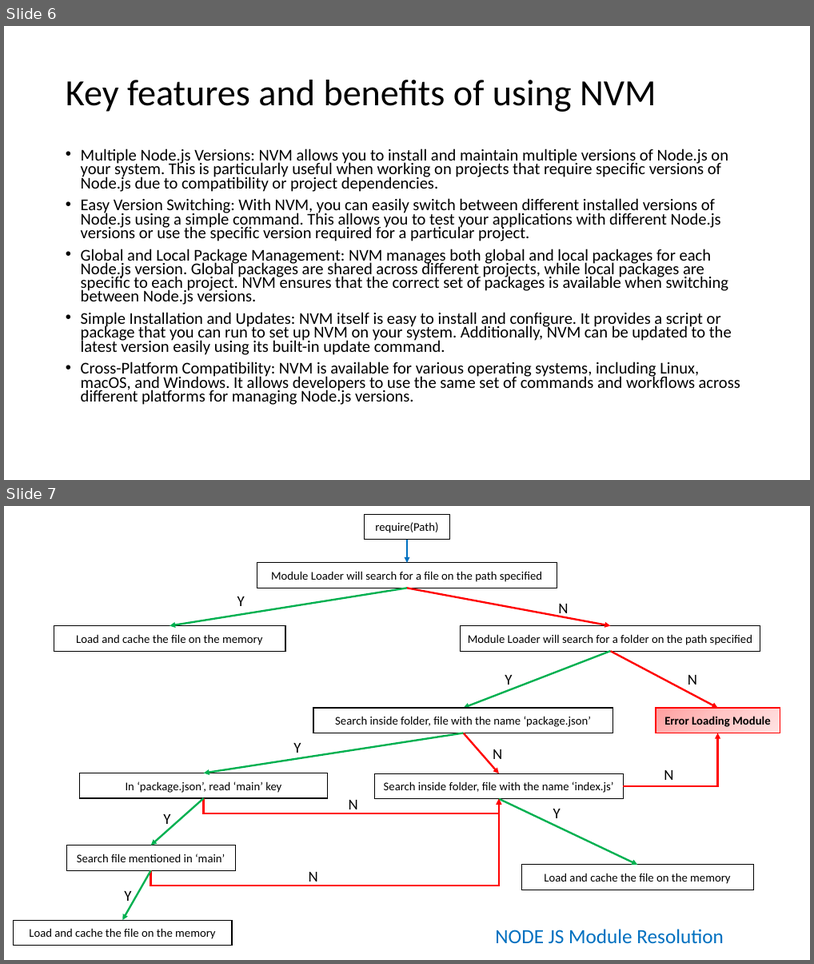
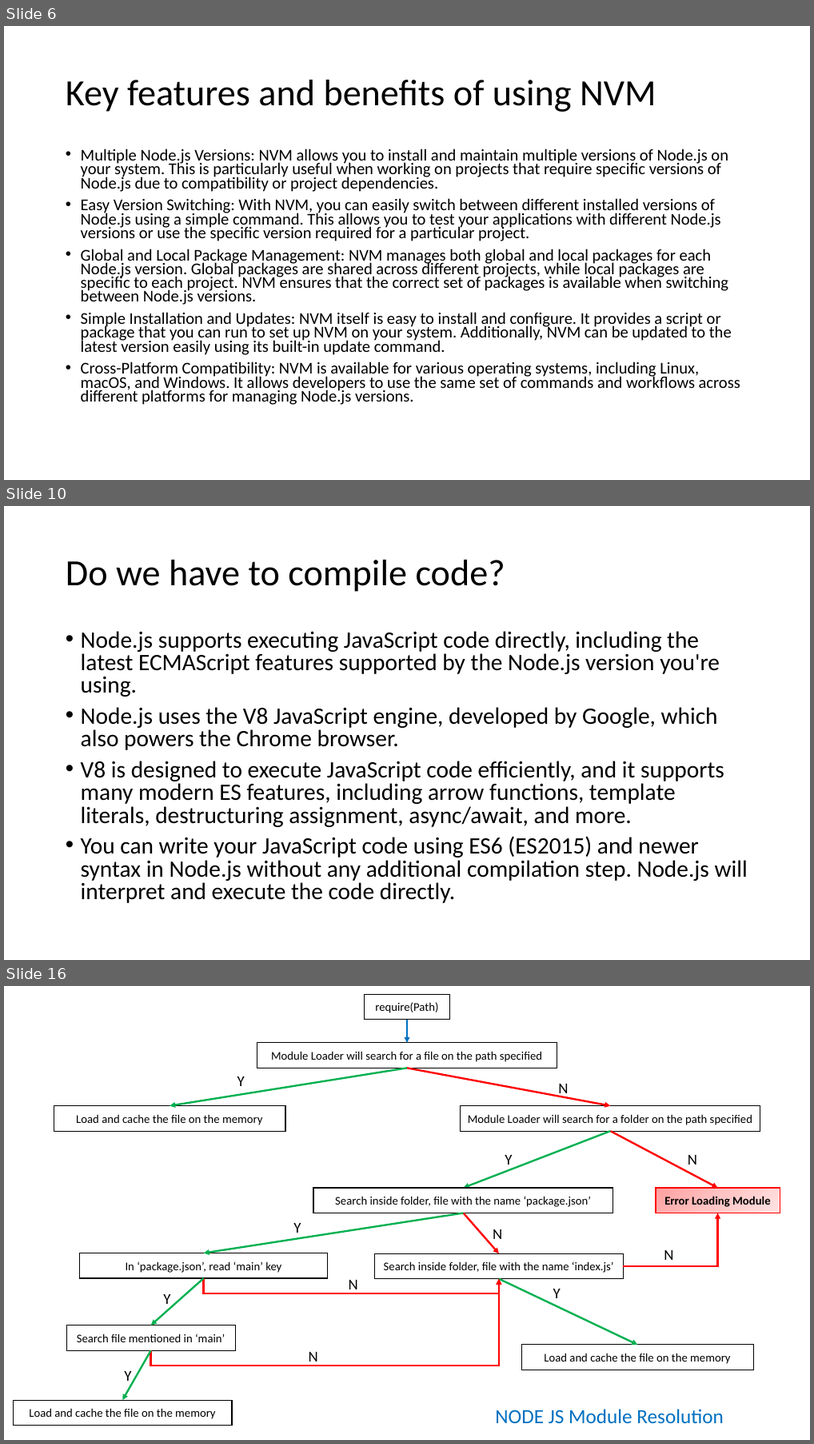
Before and after one commit to explore-with-manish/im-jan24, a slide deck: Node/Notes/Node.pptx. Shown one above the other, each under a label of ours: slides 6 and 7 before the commit, slides 6, 10 and 16 after it; the slides between them are not shown. The pictures are 814x964 and 814x1444 pixels, drawn with LibreOffice and Linux fonts; fonts in the diff are those of the drawing. Boxes give left, top, right and bottom in pixels: in the first picture for what was removed or moved away, otherwise in the second. Text is boxed around its words. In the diff, an @@ line names an element or a change of style, - is before the commit and + after.

```diff
--- a/Node/Notes/Node.pptx
+++ b/Node/Notes/Node.pptx
@@ slide 10 added at [4,506,810,960], background #FFFFFF @@
@@ title added at [66,560,506,592], 44 pt, text #000000 @@
+Do we have to compile code?
@@ text added at [81,631,748,903], 28 pt, text #000000 @@
+• Node.js supports executing JavaScript code directly, including the latest ECMAScript features supported by the Node.js version you're using.
+• Node.js uses the V8 JavaScript engine, developed by Google, which also powers the Chrome browser.
+• V8 is designed to execute JavaScript code efficiently, and it supports many modern ES features, including arrow functions, template literals, destructuring assignment, async/await, and more.
+• You can write your JavaScript code using ES6 (ES2015) and newer syntax in Node.js without any additional compilation step. Node.js will interpret and execute the code directly.
@@ what was slide 7 is now slide 16 @@
```
Also in this commit, not shown: 24 other slides added, 2 other files.
